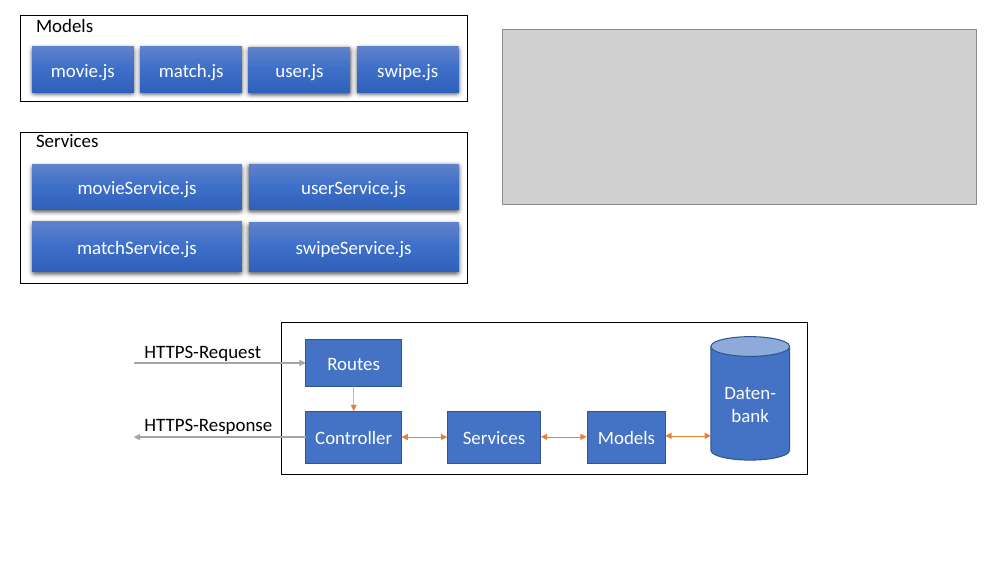
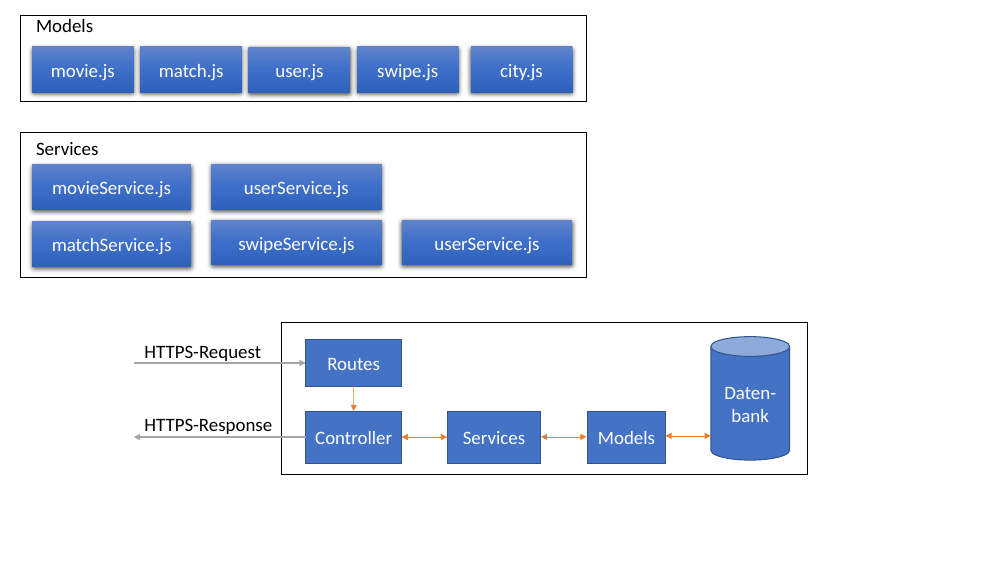
Before and after one commit to VincentSchreck/Dokumentation_Studienarbeit, a slide deck: slide 1 of images/backendstruktur.pptx. Drawn at 1008x567 pixels with LibreOffice and Linux fonts; fonts in the diff are those of the drawing; grey boxes stand for pictures. Boxes give left, top, right and bottom in pixels: in the first picture for what was removed or moved away, otherwise in the second. Text is boxed around its words. In the diff, an @@ line names an element or a change of style, - is before the commit and + after.

Commit message:
BackendServer
+City added to Modelsimg, Servicesimg
+ Weitere: Firebase Authent.

```diff
--- a/images/backendstruktur.pptx
+++ b/images/backendstruktur.pptx
@@ rectangle "Models" resized from (x1=20, y1=16, x2=468, y2=102) to (x1=20, y1=16, x2=587, y2=102) @@
@@ picture removed at (x1=502, y1=29, x2=976, y2=204) @@
@@ rectangle added at (x1=470, y1=46, x2=572, y2=92), fill gradient #6183CB to #3E70CA to #3062BB, 18 pt, text #FFFFFF @@
+city.js
@@ rectangle "Services" resized from (x1=20, y1=132, x2=468, y2=284) to (x1=20, y1=132, x2=587, y2=277) @@
@@ rectangle "movieService.js" resized from (x1=32, y1=165, x2=242, y2=210) to (x1=32, y1=165, x2=191, y2=210) @@
@@ rectangle "userService.js" resized from (x1=249, y1=164, x2=459, y2=210) to (x1=211, y1=164, x2=382, y2=210) @@
@@ rectangle "matchService.js" resized from (x1=32, y1=222, x2=242, y2=272) to (x1=32, y1=222, x2=191, y2=267) @@
@@ rectangle "swipeService.js" resized from (x1=249, y1=222, x2=459, y2=272) to (x1=211, y1=220, x2=382, y2=265) @@
@@ rectangle added at (x1=402, y1=220, x2=572, y2=266), fill gradient #6183CB to #3E70CA to #3062BB, 18 pt, text #FFFFFF @@
+userService.js
```
Also in this commit, not shown: 6 other files.
